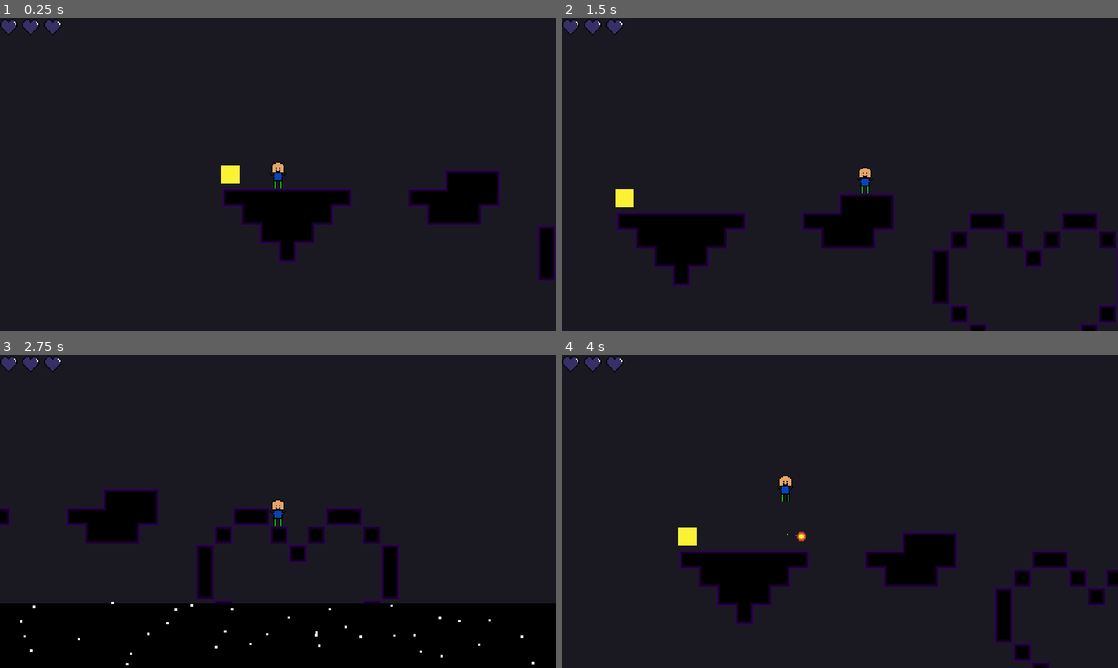
Above: before the commit, frames 1-4 (two rows, left to right).
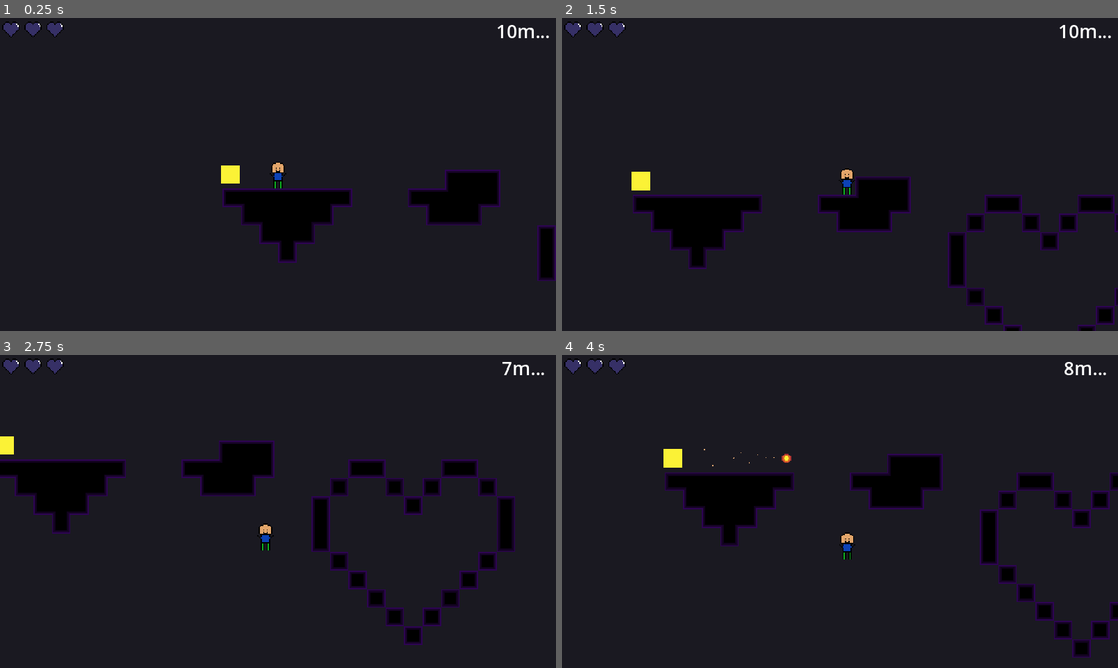
Above: after the commit, the same moments.

Repository: StormLight14/void-ascender
Game: Godot game, scene res://level/level.tscn
Two runs of this game, one before a commit and one after it. Both use one fixed random seed, a clock stepped at 60 frames per second and the inputs below.
Inputs:
- Up to frame 1 (0.25 s): no input
- Up to frame 2 (1.5 s): tap Enter at 0.5 s; hold D (right) from 0.53 s (still down); tap Space (jump) at 0.77 s
- Up to frame 3 (2.75 s): tap Space (jump) at 1.52 s; release D (right) at 2.03 s; hold A (left) from 2.03 s (still down)
- Up to frame 4 (4 s): release A (left) at 2.78 s; hold D (right) from 2.78 s (still down); tap Space (jump) at 3.02, 3.77 s

The runs differ from the first frame. In frame 1, 0.4% of the frame differs, in the area x 0-99%, y 0-7%; in frame 2, 8.6%; in frame 3, 32%, in the area x 0-100%, y 0-100%; in frame 4, 13%.

Commit message:
add (maybe temporary?) distance tracker

Diff:
--- a/hazards/fireball/fireball_spawner.tscn
+++ b/hazards/fireball/fireball_spawner.tscn
@@ -1,9 +1,12 @@
-[gd_scene load_steps=3 format=3 uid="uid://bvtb88luepxkq"]
+[gd_scene load_steps=4 format=3 uid="uid://bvtb88luepxkq"]
 
 [ext_resource type="Script" path="res://hazards/fireball/fireball_spawner.gd" id="1_xy2jm"]
 [ext_resource type="Texture2D" uid="uid://btx3ys4323tio" path="res://assets/hazards/fireball_spawner.png" id="2_fe2ar"]
 
-[node name="FireballSpawner" type="Node2D"]
+[sub_resource type="RectangleShape2D" id="RectangleShape2D_lojxl"]
+size = Vector2(16, 16)
+
+[node name="FireballSpawner" type="StaticBody2D"]
 script = ExtResource("1_xy2jm")
 direction = Vector2(1, 0)
 
@@ -12,4 +15,7 @@
 [node name="Sprite2D" type="Sprite2D" parent="."]
 texture = ExtResource("2_fe2ar")
 
+[node name="CollisionShape2D" type="CollisionShape2D" parent="."]
+shape = SubResource("RectangleShape2D_lojxl")
+
 [connection signal="timeout" from="SpawnTimer" to="." method="_on_spawn_timer_timeout"]
--- a/hazards/void/void.gd
+++ b/hazards/void/void.gd
@@ -10,7 +10,7 @@
 var rng = RandomNumberGenerator.new()
 var effect_velocities = [-1, 1]
 
-var speed = 30
+var speed = 15
 
 var positions = []
 var count = 0
--- a/level/level.gd
+++ b/level/level.gd
@@ -3,6 +3,7 @@
 @onready var player = %Player
 @onready var the_void = %Void
 @onready var fireball_spawner = %FireballSpawner
+@onready var game_ui = %GameUI
 
 var player_spawn = Vector2(0, 0)
 
@@ -10,6 +11,13 @@
 	player_spawn = player.global_position
 	player.killed.connect(player_killed)
 	fireball_spawner.spawn_fireball.connect(spawn_fireball)
+
+func _process(_delta):
+	game_ui.get_node("VoidDistance").text = str(round(get_void_distance())) + "m..."
+
+func get_void_distance():
+	# 1 pixel = 0.025 meters
+	return ceil(abs(player.global_position.y - the_void.global_position.y) / 40)
 
 func player_killed():
 	the_void.on_player_killed()
--- a/level/level.tscn
+++ b/level/level.tscn
@@ -6,6 +6,7 @@
 [ext_resource type="Texture2D" uid="uid://bltqveifrf3v8" path="res://assets/backgrounds/test.png" id="3_b0g8v"]
 [ext_resource type="PackedScene" uid="uid://dhfqf1k5qdvhv" path="res://hazards/void/void.tscn" id="4_581ep"]
 [ext_resource type="PackedScene" uid="uid://bvtb88luepxkq" path="res://hazards/fireball/fireball_spawner.tscn" id="6_fpg5p"]
+[ext_resource type="PackedScene" uid="uid://b2odctsxydwgo" path="res://ui/game_ui.tscn" id="7_00mnn"]
 
 [sub_resource type="TileSetAtlasSource" id="TileSetAtlasSource_gvql2"]
 texture = ExtResource("2_fbx1f")
@@ -533,6 +534,13 @@
 motion_scale = Vector2(0.5, 0.5)
 motion_mirroring = Vector2(1000, 600)
 
+[node name="Hazards" type="Node2D" parent="."]
+
+[node name="FireballSpawner" parent="Hazards" instance=ExtResource("6_fpg5p")]
+unique_name_in_owner = true
+position = Vector2(-41, 4)
+active = true
+
 [node name="Player" parent="." instance=ExtResource("1_5n6er")]
 unique_name_in_owner = true
 position = Vector2(0, 3.685)
@@ -546,9 +554,7 @@
 
 [node name="Void" parent="." instance=ExtResource("4_581ep")]
 unique_name_in_owner = true
-position = Vector2(-5043, 181)
-
-[node name="FireballSpawner" parent="." instance=ExtResource("6_fpg5p")]
+position = Vector2(-5085, 401)
+
+[node name="GameUI" parent="." instance=ExtResource("7_00mnn")]
 unique_name_in_owner = true
-position = Vector2(-41, 4)
-active = true
--- a/player/player.gd
+++ b/player/player.gd
@@ -2,7 +2,7 @@
 
 const MAX_SPEED = 200.0
 const ACCELERATION = 800.0
-const JUMP_VELOCITY = -300.0
+const JUMP_VELOCITY = -275.0
 
 var gravity = ProjectSettings.get_setting("physics/2d/default_gravity")
 
--- a/player/player.tscn
+++ b/player/player.tscn
@@ -21,6 +21,10 @@
 unique_name_in_owner = true
 anchors_preset = 10
 anchor_right = 1.0
+offset_left = 2.0
+offset_top = 2.0
+offset_right = 2.0
+offset_bottom = 2.0
 grow_horizontal = 2
 
 [node name="Sprite2D" type="Sprite2D" parent="."]
--- /dev/null
+++ b/ui/game_ui.gd
@@ -0,0 +1,11 @@
+extends CanvasLayer
+
+
+# Called when the node enters the scene tree for the first time.
+func _ready():
+	pass # Replace with function body.
+
+
+# Called every frame. 'delta' is the elapsed time since the previous frame.
+func _process(delta):
+	pass
--- /dev/null
+++ b/ui/game_ui.tscn
@@ -0,0 +1,16 @@
+[gd_scene load_steps=2 format=3 uid="uid://b2odctsxydwgo"]
+
+[ext_resource type="Script" path="res://ui/game_ui.gd" id="1_5tcip"]
+
+[node name="GameUI" type="CanvasLayer"]
+script = ExtResource("1_5tcip")
+
+[node name="VoidDistance" type="Label" parent="."]
+anchors_preset = 1
+anchor_left = 1.0
+anchor_right = 1.0
+offset_left = -56.0
+offset_bottom = 40.0
+grow_horizontal = 0
+text = "100m..."
+horizontal_alignment = 1
Not shown: 1 places in level/level.tscn that only renumber resources
